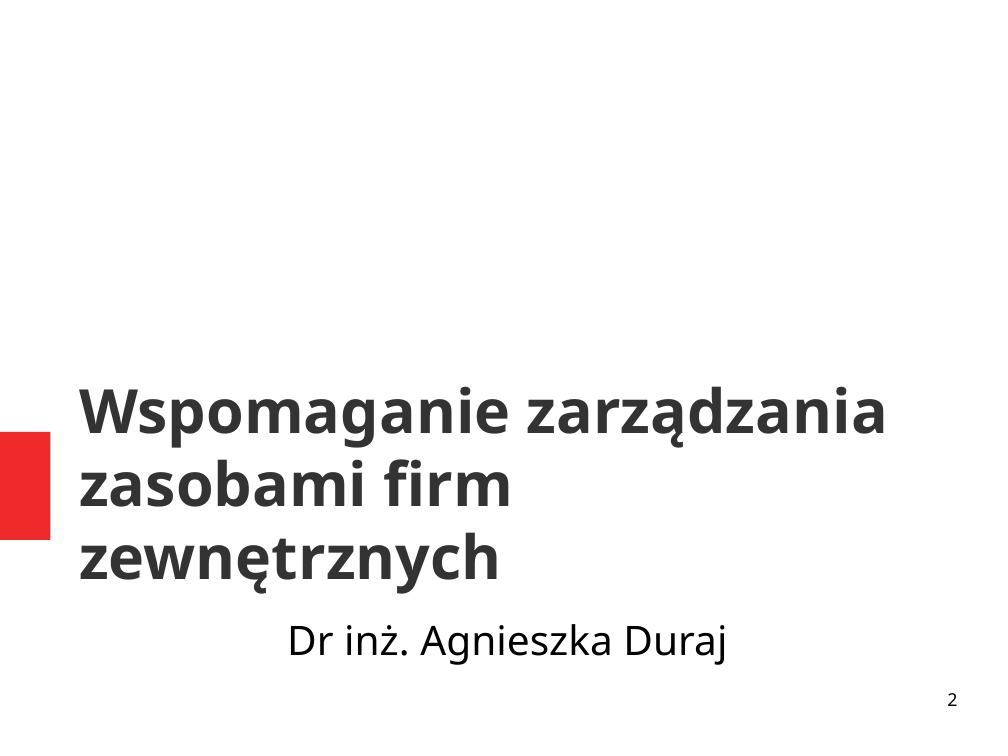
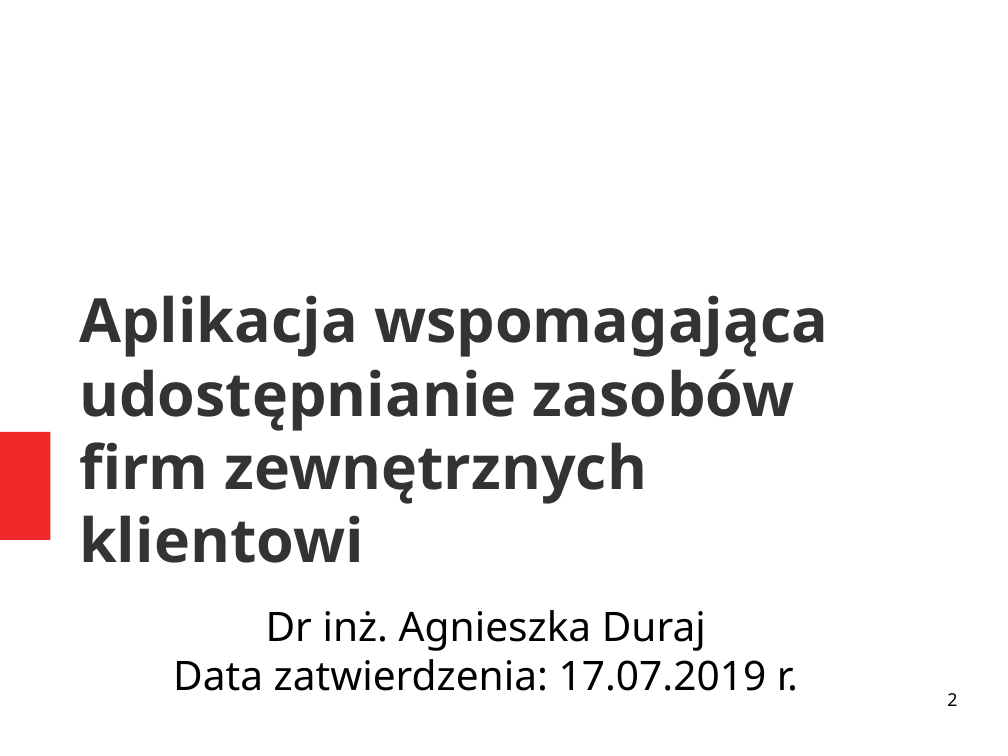
Before and after one commit to AGranosik/IWP, a slide deck: slide 2 of IWP.odp. Drawn at 1008x756 pixels with LibreOffice and Linux fonts; fonts in the diff are those of the drawing. Boxes give left, top, right and bottom in pixels: in the first picture for what was removed or moved away, otherwise in the second. Text is boxed around its words. In the diff, an @@ line names an element or a change of style, - is before the commit and + after.

```diff
--- a/IWP.odp
+++ b/IWP.odp
@@ title at [79,295,828,563]: text changed @@
-Wspomaganie zarządzania zasobami firm zewnętrznych
+Aplikacja wspomagająca udostępnianie zasobów firm zewnętrznych klientowi
@@ subtitle "Dr inż. Agnieszka Duraj": place and size @@
-subtitle "Dr inż. Agnieszka Duraj" at [287,624,727,665]
+subtitle "Dr inż. Agnieszka Duraj" at [173,610,798,691]
@@ subtitle at [173,659,798,691]: paragraph added @@
+Data zatwierdzenia: 17.07.2019 r.
```
Also in this commit, not shown: 6 other slides changed.
